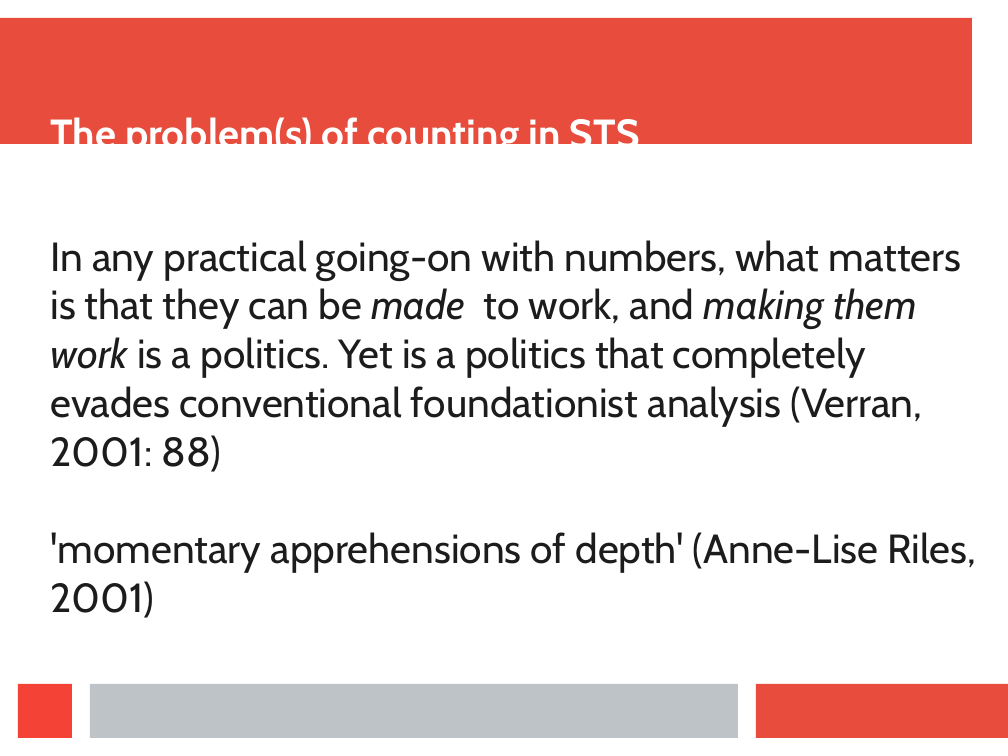
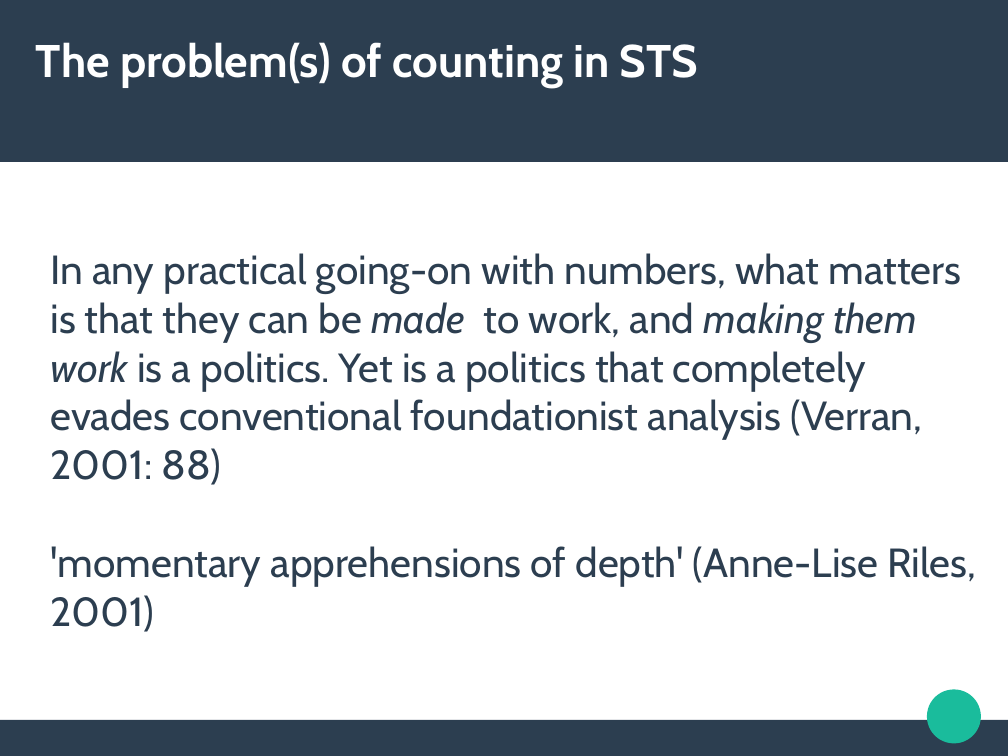
Before and after one commit to metacommunities/metacommunities, a slide deck: slide 7 of publications/mixtures_dec2015/mackenzie_mixtures_dec2015.odp (slide 2 before the commit). Drawn at 1008x756 pixels with LibreOffice and Linux fonts; fonts in the diff are those of the drawing. Boxes give left, top, right and bottom in pixels: in the first picture for what was removed or moved away, otherwise in the second. Text is boxed around its words. In the diff, an @@ line names an element or a change of style, - is before the commit and + after.

```diff
--- a/publications/mixtures_dec2015/mackenzie_mixtures_dec2015.odp
+++ b/publications/mixtures_dec2015/mackenzie_mixtures_dec2015.odp
@@ rectangle: place and size @@
-rectangle at [0, 18, 972, 145]
+rectangle at [0, 0, 1008, 162]
@@ rectangle at [0, 0, 1008, 162]: fill #E74C3C to #2C3E50 @@
@@ title "The problem(s) of counting in ...": place and size @@
-title "The problem(s) of counting in ..." at [50, 113, 640, 157]
+title "The problem(s) of counting in ..." at [36, 42, 698, 88]
@@ title "The problem(s) of counting in ..." at [36, 42, 698, 88]: size 32 to 36 pt; vertical alignment bottom to middle @@
@@ subtitle "In any practical going-on with ...": place and size @@
-subtitle "In any practical going-on with ..." at [50, 240, 977, 618]
+subtitle "In any practical going-on with ..." at [50, 253, 977, 632]
@@ subtitle "In any practical going-on with ..." at [50, 253, 977, 632]: text colour #1C1C1C to #2C3E50; vertical alignment top to middle @@
@@ rectangle removed at [18, 684, 72, 738] @@
@@ rectangle removed at [90, 684, 738, 738] @@
@@ rectangle removed at [756, 684, 1008, 738] @@
@@ ellipse added at [928, 690, 981, 744], fill #1ABC9C @@
@@ rectangle added at [0, 720, 1008, 756], fill #2C3E50 @@
```
Also in this commit, not shown: 6 other slides changed, 4 slides added, 1 slide removed, 10 other files.
